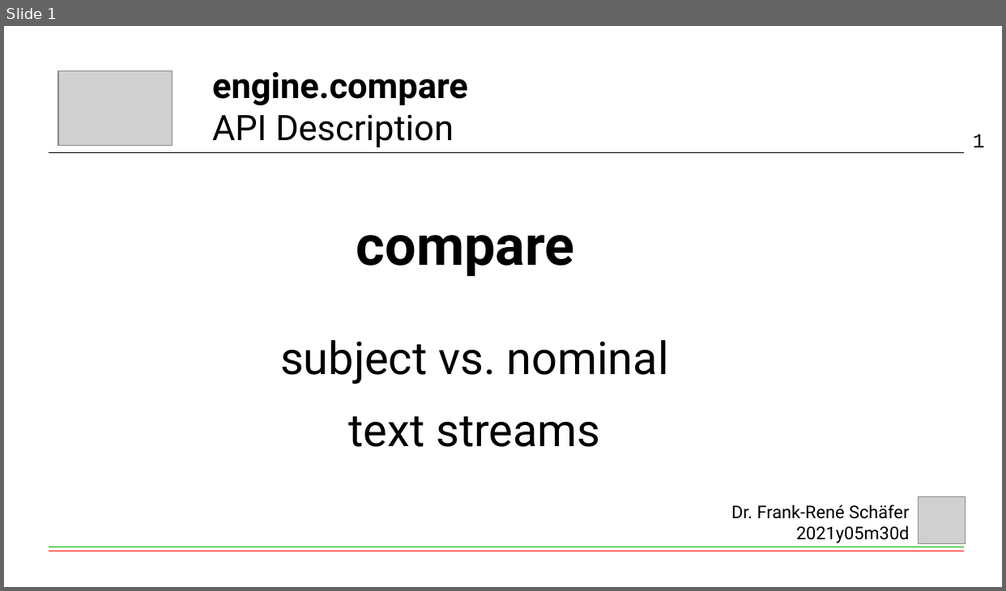
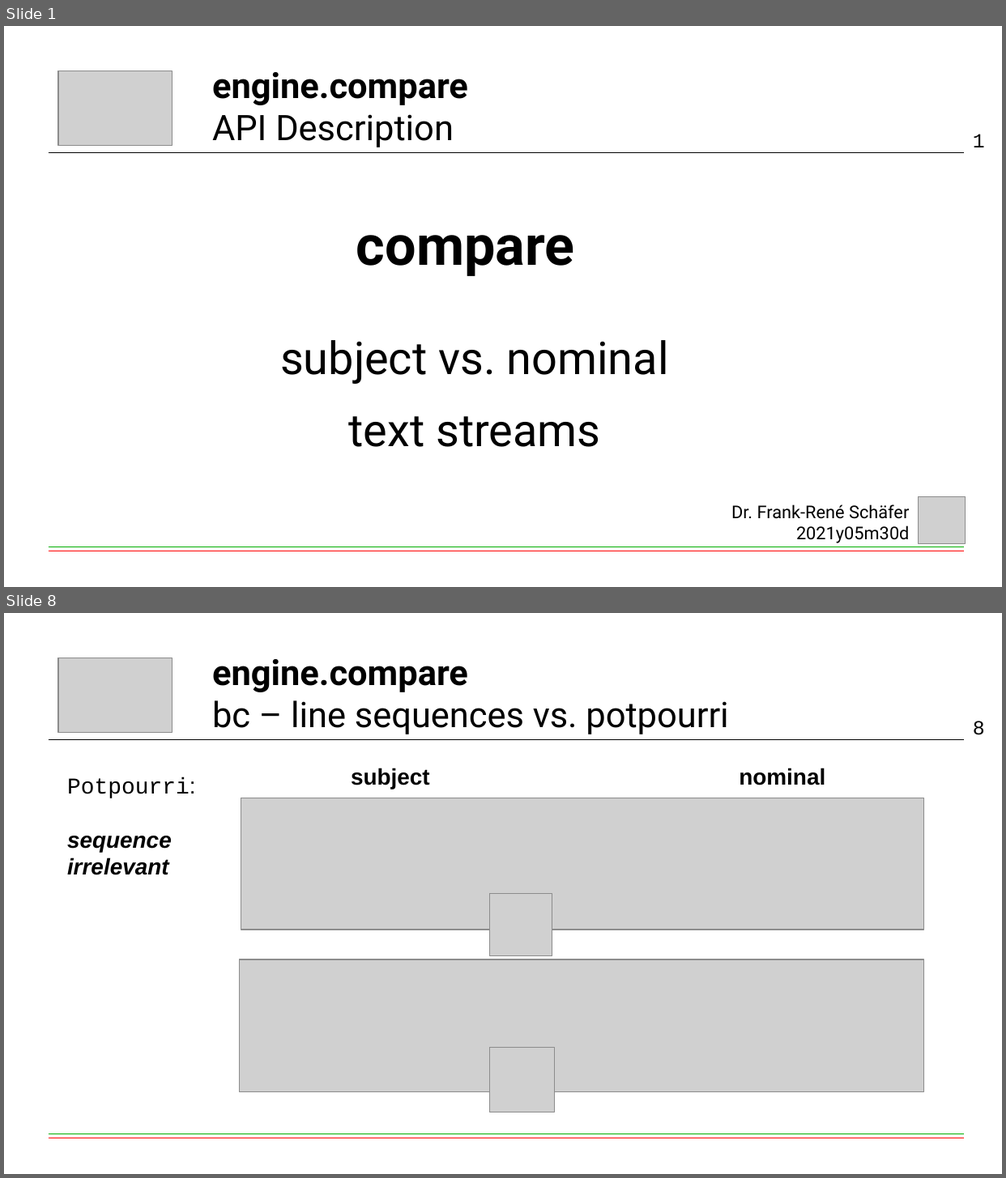
Before and after one commit to fschaef/hwut, a slide deck: engine/compare/api.odp. Shown one above the other, each under a label of ours: slide 1 before the commit, slides 1 and 8 after it; the slides between them are not shown. The pictures are 1006x591 and 1006x1178 pixels, drawn with LibreOffice and Linux fonts; fonts in the diff are those of the drawing; grey boxes stand for pictures. Boxes give left, top, right and bottom in pixels: in the first picture for what was removed or moved away, otherwise in the second. Text is boxed around its words. In the diff, an @@ line names an element or a change of style, - is before the commit and + after.

Commit message:
Sort out LineSequence and Potpourri

```diff
--- a/engine/compare/api.odp
+++ b/engine/compare/api.odp
@@ slide 8 added at [4, 613, 1002, 1174], background #FFFFFF @@
@@ picture added at [58, 658, 172, 733] @@
@@ title added at [212, 659, 728, 735], 28 pt, text #000000 @@
+engine.compare
+bc – line sequences vs. potpourri
@@ page number added at [973, 721, 985, 735], 16 pt, text #000000 @@
+8
@@ line added from (49, 740) to (964, 740), #000000 0 pt @@
@@ text added at [67, 777, 196, 875], 18 pt, text #000000, bold, italic @@
+Potpourri:
+sequence
+irrelevant
@@ text added at [351, 768, 430, 789], 18 pt, text #000000, bold @@
+subject
@@ text added at [739, 768, 825, 786], 18 pt, text #000000, bold @@
+nominal
@@ picture added at [241, 798, 924, 930] @@
@@ picture added at [489, 894, 552, 956] @@
@@ picture added at [240, 960, 925, 1092] @@
@@ picture added at [489, 1048, 555, 1113] @@
@@ line added from (49, 1135) to (964, 1135), #00AE00 0 pt @@
@@ line added from (49, 1138) to (964, 1138), #FF0000 0 pt @@
```
Also in this commit, not shown: 3 slides changed, 4 other slides added, 11 other files.
